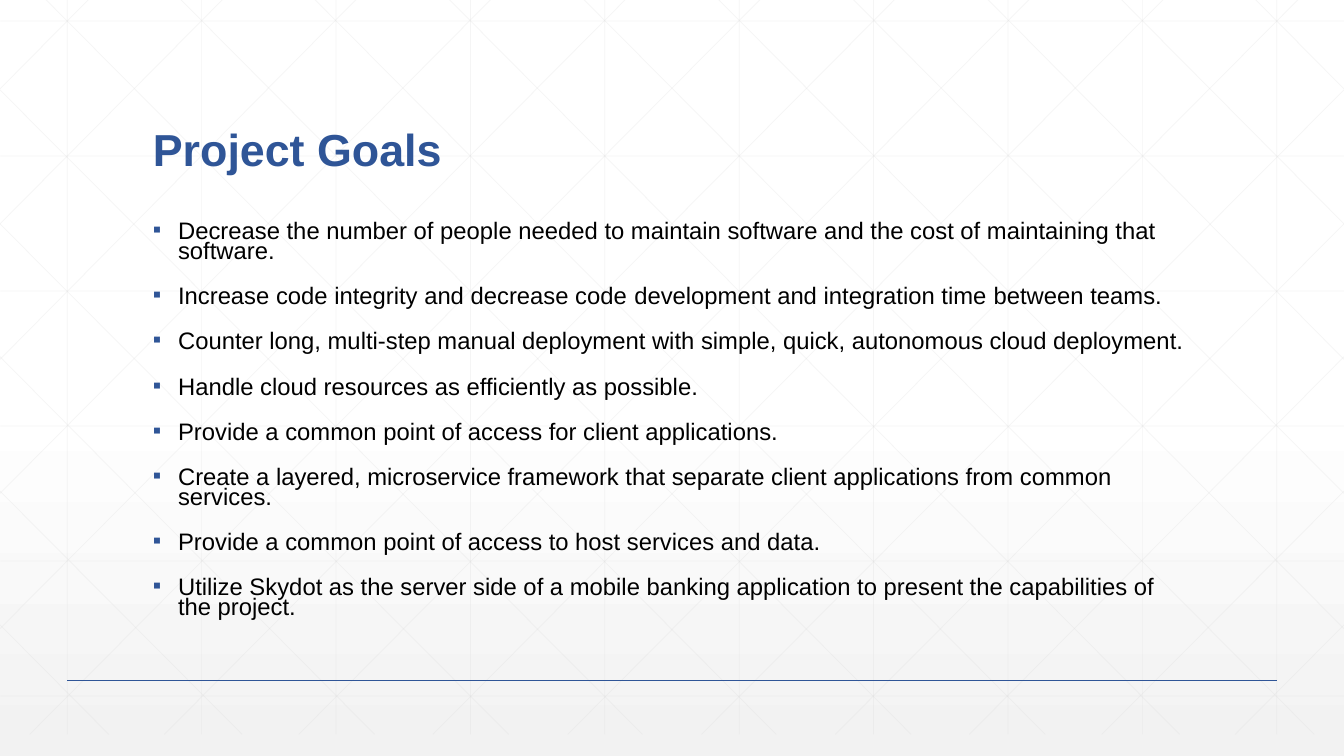
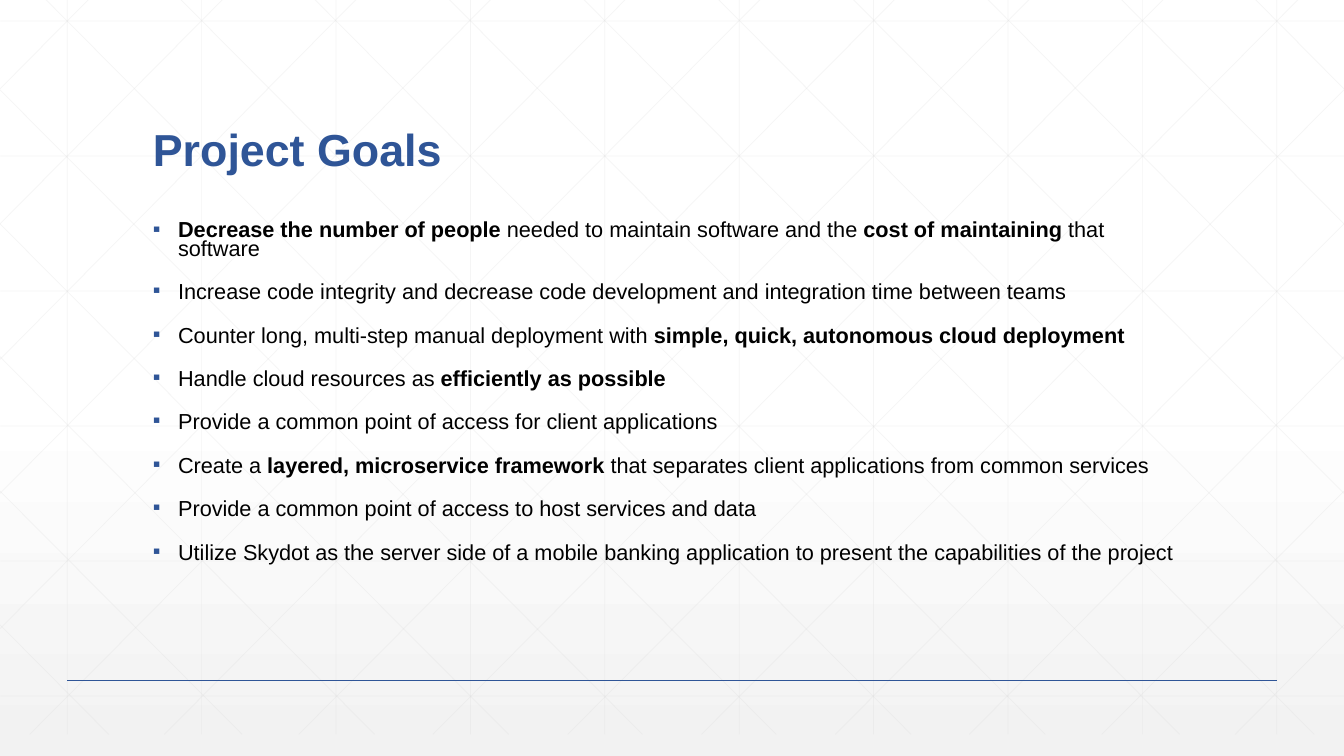
Before and after one commit to lexibrown/Skydot, a slide deck: slide 4 of documentation/presentation.pptx. Drawn at 1344x756 pixels with LibreOffice and Linux fonts; fonts in the diff are those of the drawing. Boxes give left, top, right and bottom in pixels: in the first picture for what was removed or moved away, otherwise in the second. Text is boxed around its words. In the diff, an @@ line names an element or a change of style, - is before the commit and + after.

```diff
--- a/documentation/presentation.pptx
+++ b/documentation/presentation.pptx
@@ text at box(178, 221, 1173, 564): text changed; size 17 to 15.5 pt @@
-▪ Decrease the number of people needed to maintain software and the cost of maintaining that software.
-▪ Increase code integrity and decrease code development and integration time between teams.
-▪ Counter long, multi-step manual deployment with simple, quick, autonomous cloud deployment.
-▪ Handle cloud resources as efficiently as possible.
-▪ Provide a common point of access for client applications.
-▪ Create a layered, microservice framework that separate client applications from common services.
-▪ Provide a common point of access to host services and data.
-▪ Utilize Skydot as the server side of a mobile banking application to present the capabilities of the project.
+▪ Decrease the number of people needed to maintain software and the cost of maintaining that software
+▪ Increase code integrity and decrease code development and integration time between teams
+▪ Counter long, multi-step manual deployment with simple, quick, autonomous cloud deployment
+▪ Handle cloud resources as efficiently as possible
+▪ Provide a common point of access for client applications
+▪ Create a layered, microservice framework that separates client applications from common services
+▪ Provide a common point of access to host services and data
+▪ Utilize Skydot as the server side of a mobile banking application to present the capabilities of the project
```
Also in this commit, not shown: 11 other slides changed, 4 slides added, 8 slides removed, 9 other files.
